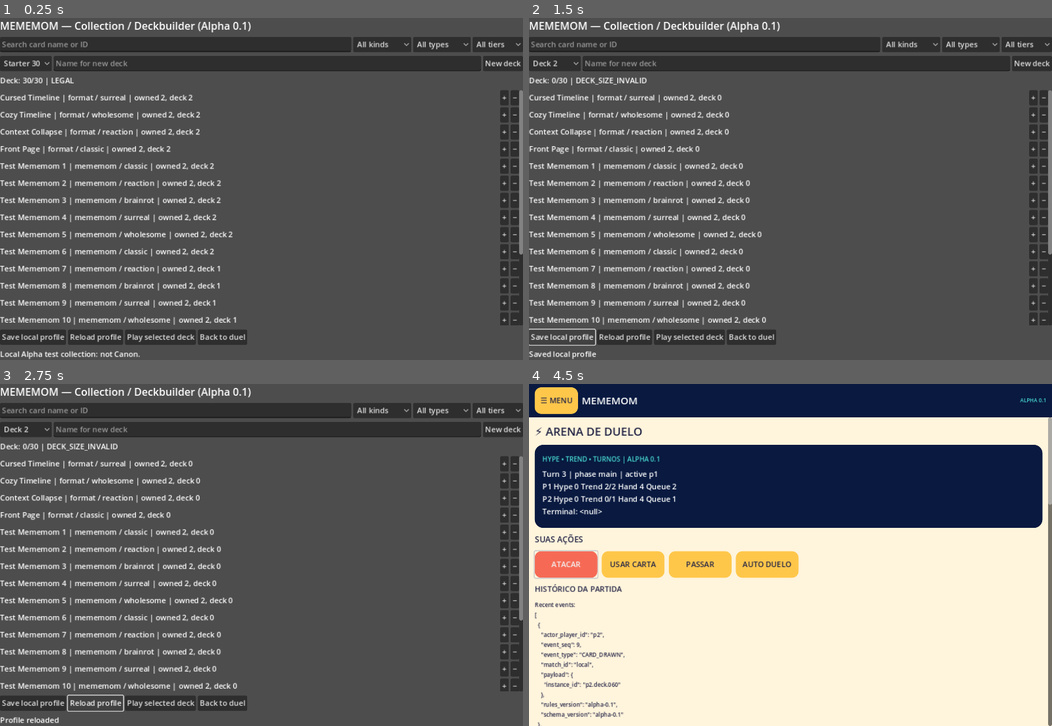
Above: before the commit, frames 1-4 (two rows, left to right).
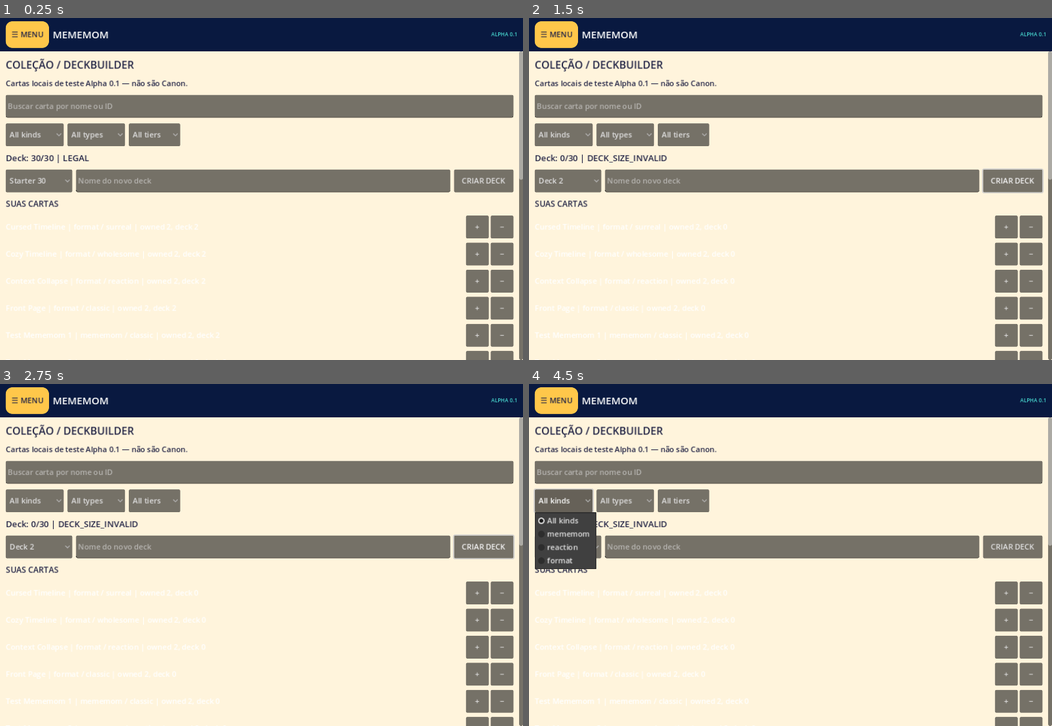
Above: after the commit, the same moments.

Repository: az1nn/meme-mon
Game: Godot game, scene res://scenes/Collection.tscn
The game is run twice, just before and just after one commit, with the same random seed, the same clock (stepped at 60 frames per second) and the same inputs. This scene is started directly instead of the project's main scene.
Inputs (mouse positions are in pixels of both pictures, inside the frame that each line leads up to):
- Up to frame 1 (0.25 s): no input
- Up to frame 2 (1.5 s): click "New deck" (after the commit: "CRIAR DECK") at 0.5 s; click (560, 336) at 1.25 s, where only the run before the commit has a clickable "Save local profile"
- Up to frame 3 (2.75 s): click (94, 702) at 2 s, where only the run before the commit has a clickable "Reload profile"
- Up to frame 4 (4.5 s): click (753, 702) at 2.75 s, where only the run before the commit has a clickable "Back to duel"; click (565, 565) at 3.5 s, where only the run before the commit has a clickable "ATACAR"; click (565, 500) at 4.25 s, where only the run after the commit has a clickable "All kinds"

The runs differ from the first frame. In frame 1, 99% of the frame differs, in the area x 0-100%, y 0-100%; in frame 2, 99%; in frame 3, 99%; in frame 4, 38%.

Commit message:
feat(art-002): responsive collection flow and single hamburger navigation

Diff:
--- a/src/presentation/collection.gd
+++ b/src/presentation/collection.gd
@@ -5,6 +5,7 @@
 
 const PROFILE_PATH := "user://mememom/profile.json"
 const ACTIVE_DECK := "starter"
+const NavigationShell = preload("res://src/presentation/navigation_shell.gd")
 
 var model = CollectionModel.new()
 var store = CollectionStore.new()
@@ -52,67 +53,99 @@
 	_render_cards()
 
 func _build_ui() -> void:
-	var root = VBoxContainer.new()
-	root.set_anchors_and_offsets_preset(Control.PRESET_FULL_RECT)
-	root.add_theme_constant_override("separation", 8)
-	add_child(root)
-	var title = Label.new()
-	title.text = "MEMEMOM — Collection / Deckbuilder (Alpha 0.1)"
+	var shell = NavigationShell.new()
+	add_child(shell)
+	shell.route_selected.connect(Callable(self, "_on_global_route"))
+	var root: VBoxContainer = shell.content
+
+	var title := Label.new()
+	title.text = "COLEÇÃO / DECKBUILDER"
+	title.add_theme_color_override("font_color", NavigationShell.INK)
 	title.add_theme_font_size_override("font_size", 22)
 	root.add_child(title)
-
-	var toolbar = HBoxContainer.new()
-	root.add_child(toolbar)
+	var info := Label.new()
+	info.text = "Cartas locais de teste Alpha 0.1 — não são Canon."
+	info.autowrap_mode = TextServer.AUTOWRAP_WORD_SMART
+	info.add_theme_color_override("font_color", NavigationShell.INK)
+	root.add_child(info)
+
 	query_input = LineEdit.new()
-	query_input.placeholder_text = "Search card name or ID"
+	query_input.placeholder_text = "Buscar carta por nome ou ID"
+	query_input.custom_minimum_size = Vector2(0, 48)
 	query_input.size_flags_horizontal = Control.SIZE_EXPAND_FILL
 	query_input.text_changed.connect(Callable(self, "_on_filter_changed"))
-	toolbar.add_child(query_input)
+	root.add_child(query_input)
+
+	var toolbar := HFlowContainer.new()
+	toolbar.add_theme_constant_override("h_separation", 8)
+	toolbar.add_theme_constant_override("v_separation", 8)
+	root.add_child(toolbar)
 	kind_filter = _add_filter(toolbar, ["All kinds", "mememom", "reaction", "format"])
 	type_filter = _add_filter(toolbar, ["All types", "classic", "reaction", "brainrot", "surreal", "wholesome"])
 	tier_filter = _add_filter(toolbar, ["All tiers", "standard", "headliner"])
 
-	var deck_toolbar = HBoxContainer.new()
+	deck_label = Label.new()
+	deck_label.autowrap_mode = TextServer.AUTOWRAP_WORD_SMART
+	deck_label.add_theme_color_override("font_color", NavigationShell.INK)
+	deck_label.add_theme_font_size_override("font_size", 18)
+	root.add_child(deck_label)
+
+	var deck_toolbar := HFlowContainer.new()
+	deck_toolbar.add_theme_constant_override("h_separation", 8)
+	deck_toolbar.add_theme_constant_override("v_separation", 8)
 	root.add_child(deck_toolbar)
 	deck_picker = OptionButton.new()
+	deck_picker.custom_minimum_size = Vector2(140, 48)
 	deck_picker.item_selected.connect(Callable(self, "_on_pick_deck"))
 	deck_toolbar.add_child(deck_picker)
 	deck_name_input = LineEdit.new()
-	deck_name_input.placeholder_text = "Name for new deck"
+	deck_name_input.placeholder_text = "Nome do novo deck"
+	deck_name_input.custom_minimum_size = Vector2(140, 48)
 	deck_name_input.size_flags_horizontal = Control.SIZE_EXPAND_FILL
 	deck_toolbar.add_child(deck_name_input)
-	var create_button = Button.new()
-	create_button.text = "New deck"
+	var create_button := Button.new()
+	create_button.text = "CRIAR DECK"
+	create_button.custom_minimum_size = Vector2(125, 48)
 	create_button.pressed.connect(Callable(self, "_create_new_deck"))
 	deck_toolbar.add_child(create_button)
 
-	deck_label = Label.new()
-	root.add_child(deck_label)
-	var scroll = ScrollContainer.new()
-	scroll.size_flags_vertical = Control.SIZE_EXPAND_FILL
-	root.add_child(scroll)
+	var cards_title := Label.new()
+	cards_title.text = "SUAS CARTAS"
+	cards_title.add_theme_color_override("font_color", NavigationShell.INK)
+	cards_title.add_theme_font_size_override("font_size", 17)
+	root.add_child(cards_title)
 	owned_list = VBoxContainer.new()
 	owned_list.size_flags_horizontal = Control.SIZE_EXPAND_FILL
-	scroll.add_child(owned_list)
-
-	var buttons = HBoxContainer.new()
+	owned_list.add_theme_constant_override("separation", 9)
+	root.add_child(owned_list)
+
+	var buttons := HFlowContainer.new()
+	buttons.add_theme_constant_override("h_separation", 8)
+	buttons.add_theme_constant_override("v_separation", 8)
 	root.add_child(buttons)
-	for action in [["Save local profile", "_save"], ["Reload profile", "_reload"], ["Play selected deck", "_play"], ["Back to duel", "_back"]]:
-		var button = Button.new()
+	for action in [["SALVAR", "_save"], ["RECARREGAR", "_reload"], ["JOGAR COM DECK", "_play"]]:
+		var button := Button.new()
 		button.text = action[0]
+		button.custom_minimum_size = Vector2(125, 52)
 		button.pressed.connect(Callable(self, action[1]))
 		buttons.add_child(button)
 	feedback_label = Label.new()
 	feedback_label.autowrap_mode = TextServer.AUTOWRAP_WORD_SMART
+	feedback_label.add_theme_color_override("font_color", NavigationShell.INK)
 	root.add_child(feedback_label)
 
-func _add_filter(parent: HBoxContainer, options: Array) -> OptionButton:
-	var control = OptionButton.new()
+func _add_filter(parent: Container, options: Array) -> OptionButton:
+	var control := OptionButton.new()
+	control.custom_minimum_size = Vector2(108, 48)
 	for option in options:
 		control.add_item(str(option))
 	control.item_selected.connect(Callable(self, "_on_filter_changed"))
 	parent.add_child(control)
 	return control
+
+func _on_global_route(route: String) -> void:
+	if route == "duel":
+		_back()
 
 func _selected_option(control: OptionButton) -> String:
 	if control.selected <= 0:
@@ -172,13 +205,16 @@
 		var used := _used_copies(str(card["edition_id"]))
 		label.text = "%s | %s / %s | owned %d, deck %d" % [card["name"], card["kind"], card["type"], card["owned"], used]
 		label.size_flags_horizontal = Control.SIZE_EXPAND_FILL
+		label.autowrap_mode = TextServer.AUTOWRAP_WORD_SMART
 		row.add_child(label)
 		var add_button = Button.new()
 		add_button.text = "+"
+		add_button.custom_minimum_size = Vector2(48, 48)
 		add_button.pressed.connect(Callable(self, "_add").bind(str(card["edition_id"])))
 		row.add_child(add_button)
 		var remove_button = Button.new()
 		remove_button.text = "−"
+		remove_button.custom_minimum_size = Vector2(48, 48)
 		remove_button.pressed.connect(Callable(self, "_remove").bind(str(card["edition_id"])))
 		row.add_child(remove_button)
 	_render_deck()
